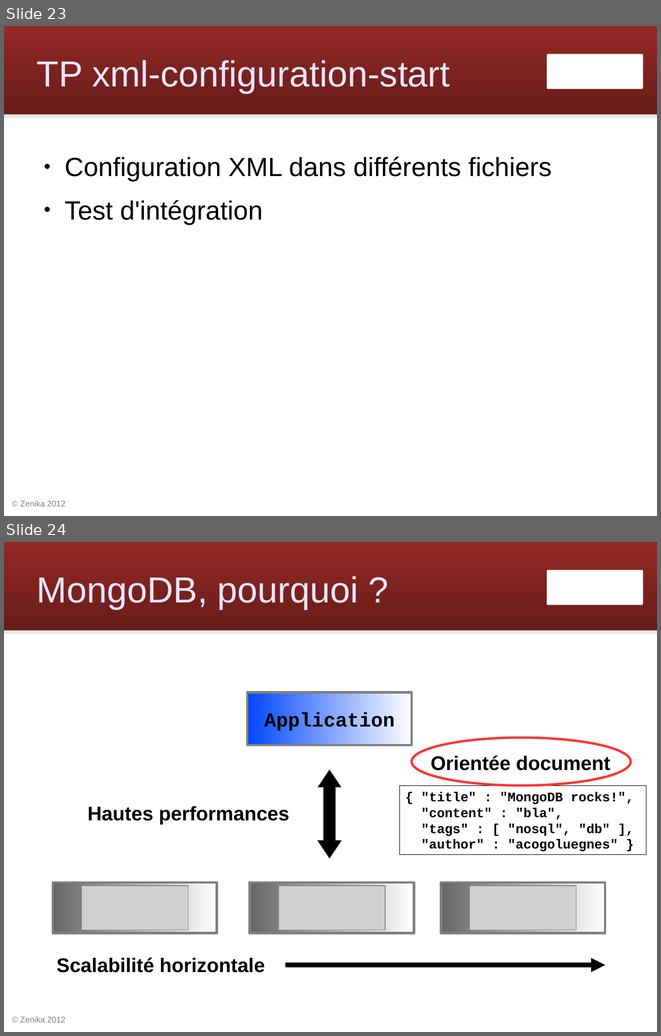
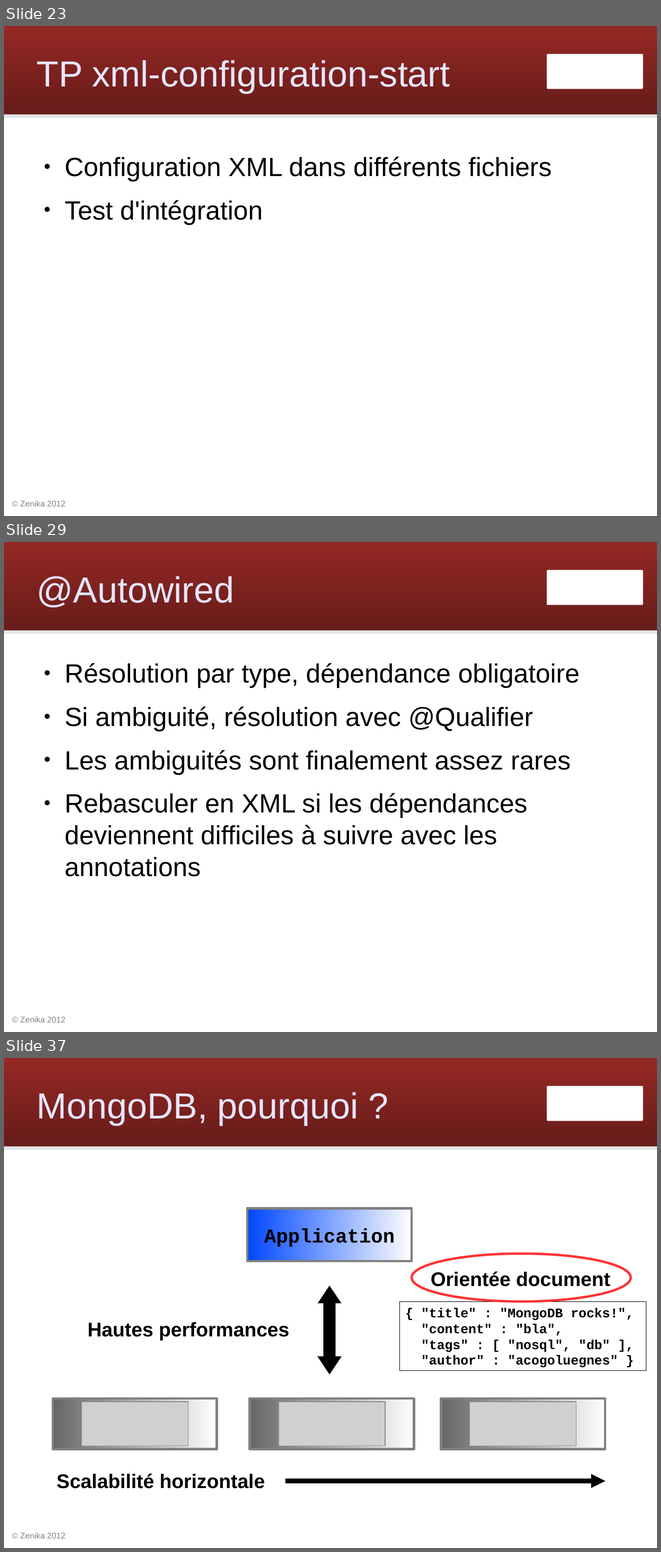
Before and after one commit to Zenika/workshop-spring-core, a slide deck: spring-workshop.odp. Shown one above the other, each under a label of ours: slides 23 and 24 before the commit, slides 23, 29 and 37 after it; the slides between them are not shown. The pictures are 661x1036 and 661x1552 pixels, drawn with LibreOffice and Linux fonts; fonts in the diff are those of the drawing; grey boxes stand for pictures; background and template pictures are left out. Boxes give left, top, right and bottom in pixels: in the first picture for what was removed or moved away, otherwise in the second. Text is boxed around its words. In the diff, an @@ line names an element or a change of style, - is before the commit and + after.

Commit message:
slides configuration annotations

```diff
--- a/spring-workshop.odp
+++ b/spring-workshop.odp
@@ slide 29 added at <box>4,542,657,1032</box>, background #FFFFFF; not listed: 4 template elements that a slide beside it also shows @@
@@ title added at <box>37,576,235,608</box>, 44 pt, text #E6E6FF @@
+@Autowired
@@ text added at <box>64,663,580,876</box>, 32 pt, text #000000 @@
+● Résolution par type, dépendance obligatoire
+● Si ambiguité, résolution avec @Qualifier
+● Les ambiguités sont finalement assez rares
+● Rebasculer en XML si les dépendances deviennent difficiles à suivre avec les annotations
@@ what was slide 24 is now slide 37 @@
```
Also in this commit, not shown: 1 slide changed, 12 other slides added.
